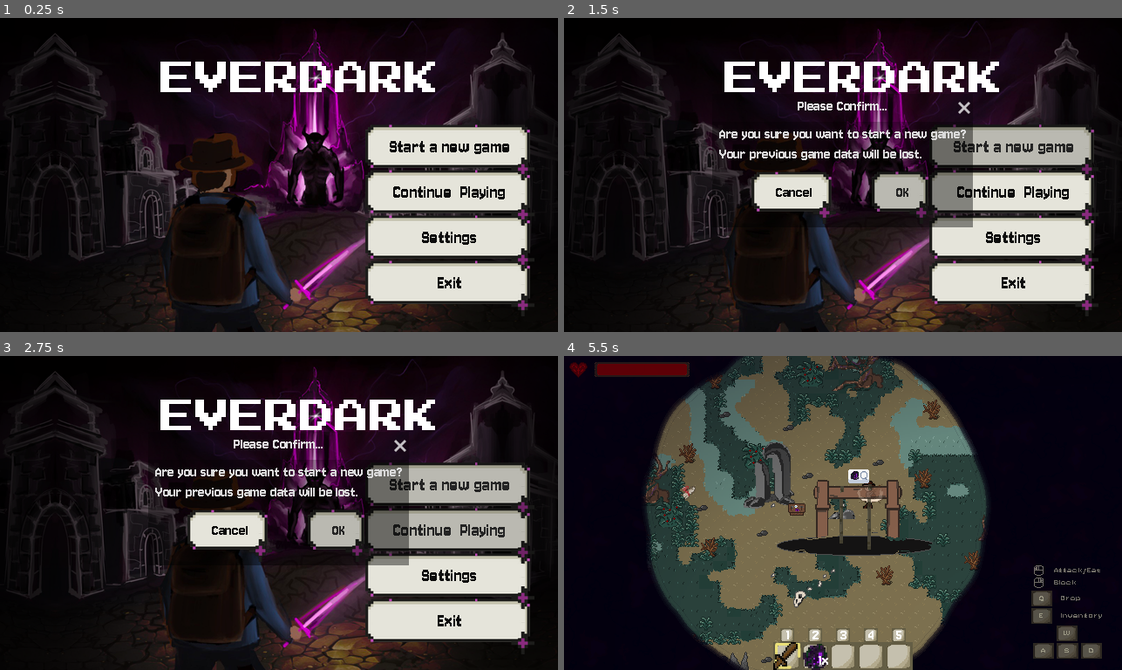
Above: before the commit, frames 1-4 (two rows, left to right).
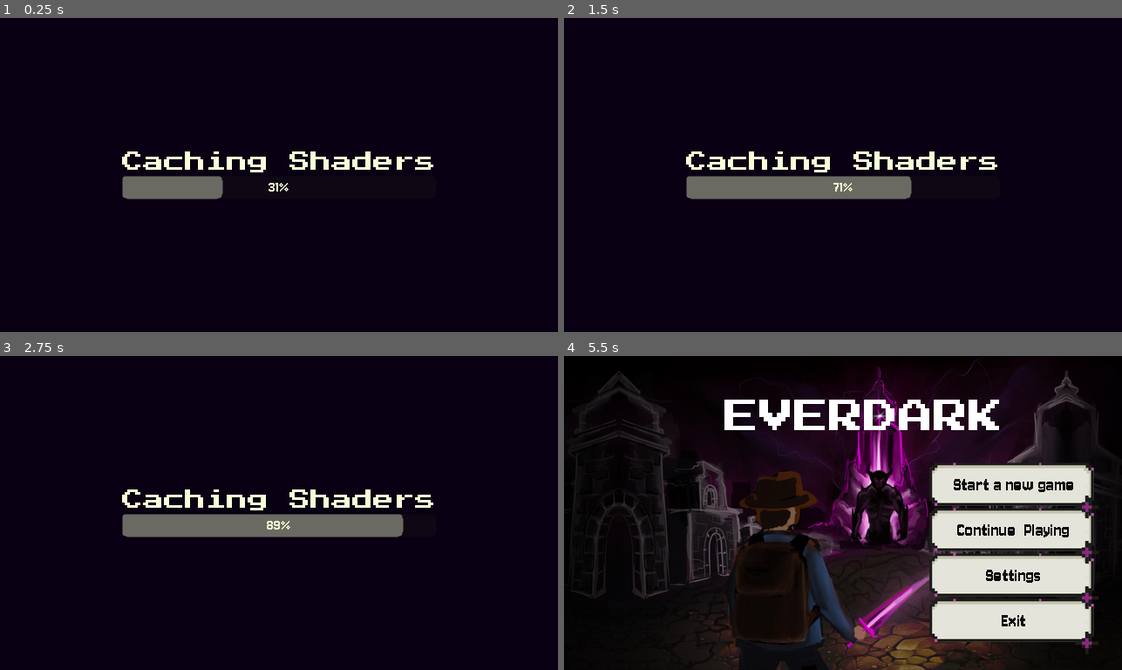
Above: after the commit, the same moments.

Repository: TimoRoggel/EverDark
Game: Godot game, scene res://UI/Main menu/main_menu.tscn
Same seed, same stepped clock (60 frames per second), same inputs: the game is played once before the commit and once after it. The engine's default icon, where the game draws it, is replaced by a stand-in: a white triangle on a blue panel in a dark square. Sound files missing from this copy of the repository are replaced by a short silence.
Inputs (mouse positions are in pixels of both pictures, inside the frame that each line leads up to):
- Up to frame 1 (0.25 s): no input
- Up to frame 2 (1.5 s): click "Start a new game" at 0.5 s; click "Start a new game" at 1.25 s
- Up to frame 3 (2.75 s): click "Continue Playing" at 2 s
- Up to frame 4 (5.5 s): click "Continue Playing" at 2.75 s; click (904, 534) at 3.5 s, where only the run before the commit has a clickable "OK"; tap Enter (ui_accept) at 4.25, 4.52 s; move the mouse to (965, 497) at 4.27 s; hold D (right) 4.28-5 s; tap R (eat) at 4.35 s; click (965, 497) at 4.42 s; drag from (731, 528) to (658, 569) at 5.02 s

The runs differ from the first frame. In frame 1, 38% of the frame differs, in the area x 1-97%, y 3-100%; in frame 2, 38%; in frame 3, 37%; in frame 4, 66%, in the area x 0-97%, y 0-100%.

Commit message:
shader caching

Diff:
--- a/UI/Main menu/main_menu.tscn
+++ b/UI/Main menu/main_menu.tscn
@@ -8,6 +8,7 @@
 [ext_resource type="AudioStream" uid="uid://d4npl8kgc8374" path="res://audio/music/title.mp3" id="4_ty6hc"]
 [ext_resource type="FontFile" uid="uid://cwa26q5pik8ll" path="res://resources/fonts/PressStart2P-Regular.ttf" id="5_j1eoc"]
 [ext_resource type="Script" uid="uid://dbd3rxj514tf6" path="res://scripts/tools/animated_button.gd" id="6_ohege"]
+[ext_resource type="PackedScene" uid="uid://lmkog5u88g8h" path="res://scenes/shader_caching.tscn" id="9_ltvnq"]
 
 [sub_resource type="StyleBoxFlat" id="StyleBoxFlat_4m7xi"]
 content_margin_left = 8.0
@@ -179,6 +180,8 @@
 autoplay = true
 bus = &"Music"
 
+[node name="shader_caching" parent="." instance=ExtResource("9_ltvnq")]
+
 [connection signal="pressed" from="MarginContainer/HBoxContainer/VBoxContainer/Start" to="." method="_on_start_pressed"]
 [connection signal="confirmed" from="MarginContainer/HBoxContainer/VBoxContainer/Start/NewGameConfirmation" to="." method="_on_new_game_confirmation_confirmed"]
 [connection signal="pressed" from="MarginContainer/HBoxContainer/VBoxContainer/Continue  Playing" to="." method="_on_continue__playing_pressed"]
--- /dev/null
+++ b/scenes/shader_caching.tscn
@@ -0,0 +1,377 @@
+[gd_scene load_steps=55 format=3 uid="uid://lmkog5u88g8h"]
+
+[ext_resource type="Script" uid="uid://bshrhfxkge6xm" path="res://scripts/ui/shader_caching.gd" id="1_vho3a"]
+[ext_resource type="PackedScene" uid="uid://bv1hlk7jyto7c" path="res://scenes/effects/particles/harvest_berry_particles.tscn" id="2_1q2oh"]
+[ext_resource type="Material" uid="uid://dpfoqgjxxik6t" path="res://shaders/materials/everdark_overlay_material.tres" id="2_nej2b"]
+[ext_resource type="FontFile" uid="uid://cwa26q5pik8ll" path="res://resources/fonts/PressStart2P-Regular.ttf" id="2_yp1ao"]
+[ext_resource type="Material" uid="uid://c1rmdp2uth6ut" path="res://shaders/materials/water.tres" id="3_oa14j"]
+[ext_resource type="PackedScene" uid="uid://bnacwirulv0e4" path="res://scenes/effects/particles/harvest_mushroom_particles.tscn" id="3_syaag"]
+[ext_resource type="Texture2D" uid="uid://c1fa8vx4kv8r3" path="res://map/map assets/New Piskel (46).png" id="4_pm1hi"]
+[ext_resource type="PackedScene" uid="uid://cs8cbecy83533" path="res://scenes/effects/particles/harvest_pebble_particles.tscn" id="4_tnttp"]
+[ext_resource type="PackedScene" uid="uid://brxm7rsbv1b8w" path="res://scenes/effects/particles/harvest_shrub_particles.tscn" id="5_kjj6u"]
+[ext_resource type="PackedScene" uid="uid://hr08sa6g5b4v" path="res://scenes/effects/particles/lumin_particles.tscn" id="6_ejgbx"]
+[ext_resource type="Texture2D" uid="uid://g7a2she3ktpw" path="res://graphics/particle.png" id="10_syaag"]
+
+[sub_resource type="FastNoiseLite" id="FastNoiseLite_aqa0x"]
+frequency = 0.0175
+
+[sub_resource type="NoiseTexture2D" id="NoiseTexture2D_qvp2n"]
+width = 960
+height = 680
+noise = SubResource("FastNoiseLite_aqa0x")
+seamless = true
+seamless_blend_skirt = 1.0
+
+[sub_resource type="AtlasTexture" id="AtlasTexture_ccn12"]
+atlas = ExtResource("4_pm1hi")
+region = Rect2(16, 193, 16, 18)
+
+[sub_resource type="Curve" id="Curve_tnttp"]
+_data = [Vector2(0, 1), 0.0, 0.0, 0, 0, Vector2(0.397351, 1), 0.0, 0.0, 0, 0, Vector2(1, 0), 0.0, 0.0, 0, 0]
+point_count = 3
+
+[sub_resource type="CurveTexture" id="CurveTexture_26or3"]
+width = 32
+curve = SubResource("Curve_tnttp")
+
+[sub_resource type="Gradient" id="Gradient_kjj6u"]
+colors = PackedColorArray(0.7529412, 0, 0, 1, 0.4627451, 0, 0, 1)
+
+[sub_resource type="GradientTexture1D" id="GradientTexture1D_rc8ox"]
+gradient = SubResource("Gradient_kjj6u")
+width = 32
+
+[sub_resource type="Gradient" id="Gradient_ejgbx"]
+colors = PackedColorArray(1, 1, 1, 1, 0.24313726, 0, 0, 1)
+
+[sub_resource type="GradientTexture1D" id="GradientTexture1D_axbcy"]
+gradient = SubResource("Gradient_ejgbx")
+width = 32
+
+[sub_resource type="Curve" id="Curve_r28rg"]
+_data = [Vector2(0, 0), 0.0, 0.0, 0, 0, Vector2(0.16225165, 1), 0.0, 0.0, 0, 0, Vector2(0.80794704, 1), 0.0, 0.0, 0, 0, Vector2(1, 0), 0.0, 0.0, 0, 0]
+point_count = 4
+
+[sub_resource type="CurveTexture" id="CurveTexture_8a5pe"]
+width = 32
+curve = SubResource("Curve_r28rg")
+
+[sub_resource type="ParticleProcessMaterial" id="ParticleProcessMaterial_bdyhg"]
+particle_flag_rotate_y = true
+particle_flag_disable_z = true
+emission_shape = 3
+emission_box_extents = Vector3(12, 24, 1)
+angle_min = -720.0
+angle_max = 720.0
+inherit_velocity_ratio = 0.1
+spread = 180.0
+initial_velocity_min = 0.01
+initial_velocity_max = 80.0
+gravity = Vector3(0, 98, 0)
+scale_min = 0.79999995
+scale_curve = SubResource("CurveTexture_8a5pe")
+color_ramp = SubResource("GradientTexture1D_axbcy")
+color_initial_ramp = SubResource("GradientTexture1D_rc8ox")
+alpha_curve = SubResource("CurveTexture_26or3")
+hue_variation_min = -0.100000024
+hue_variation_max = 0.09999997
+
+[sub_resource type="Curve" id="Curve_yrmn7"]
+_data = [Vector2(0, 1), 0.0, 0.0, 0, 0, Vector2(0.397351, 1), 0.0, 0.0, 0, 0, Vector2(1, 0), 0.0, 0.0, 0, 0]
+point_count = 3
+
+[sub_resource type="CurveTexture" id="CurveTexture_6aj6e"]
+width = 32
+curve = SubResource("Curve_yrmn7")
+
+[sub_resource type="Gradient" id="Gradient_s4xa4"]
+colors = PackedColorArray(0.7529412, 0, 0, 1, 0.4627451, 0, 0, 1)
+
+[sub_resource type="GradientTexture1D" id="GradientTexture1D_lnpl6"]
+gradient = SubResource("Gradient_s4xa4")
+width = 32
+
+[sub_resource type="Gradient" id="Gradient_kkjh4"]
+colors = PackedColorArray(1, 1, 1, 1, 0.24313726, 0, 0, 1)
+
+[sub_resource type="GradientTexture1D" id="GradientTexture1D_tnye5"]
+gradient = SubResource("Gradient_kkjh4")
+width = 32
+
+[sub_resource type="Curve" id="Curve_gseup"]
+_data = [Vector2(0, 0), 0.0, 0.0, 0, 0, Vector2(0.16225165, 1), 0.0, 0.0, 0, 0, Vector2(0.80794704, 1), 0.0, 0.0, 0, 0, Vector2(1, 0), 0.0, 0.0, 0, 0]
+point_count = 4
+
+[sub_resource type="CurveTexture" id="CurveTexture_qmarm"]
+width = 32
+curve = SubResource("Curve_gseup")
+
+[sub_resource type="ParticleProcessMaterial" id="ParticleProcessMaterial_bdvyi"]
+particle_flag_rotate_y = true
+particle_flag_disable_z = true
+emission_shape = 3
+emission_box_extents = Vector3(2, 12, 1)
+angle_min = -720.0
+angle_max = 720.0
+inherit_velocity_ratio = 0.1
+spread = 180.0
+initial_velocity_min = 0.01
+initial_velocity_max = 80.0
+gravity = Vector3(0, 98, 0)
+scale_min = 0.79999995
+scale_curve = SubResource("CurveTexture_qmarm")
+color_ramp = SubResource("GradientTexture1D_tnye5")
+color_initial_ramp = SubResource("GradientTexture1D_lnpl6")
+alpha_curve = SubResource("CurveTexture_6aj6e")
+hue_variation_min = -0.100000024
+hue_variation_max = 0.09999997
+
+[sub_resource type="Curve" id="Curve_6om62"]
+_data = [Vector2(0, 1), 0.0, 0.0, 0, 0, Vector2(0.397351, 1), 0.0, 0.0, 0, 0, Vector2(1, 0), 0.0, 0.0, 0, 0]
+point_count = 3
+
+[sub_resource type="CurveTexture" id="CurveTexture_yyjep"]
+width = 32
+curve = SubResource("Curve_6om62")
+
+[sub_resource type="Gradient" id="Gradient_yngnx"]
+colors = PackedColorArray(0.32219526, 0, 0.7529412, 1, 0.12123087, 0, 0.4627451, 1)
+
+[sub_resource type="GradientTexture1D" id="GradientTexture1D_n7k00"]
+gradient = SubResource("Gradient_yngnx")
+width = 32
+
+[sub_resource type="Gradient" id="Gradient_e77se"]
+colors = PackedColorArray(1, 1, 1, 1, 0, 0, 0, 1)
+
+[sub_resource type="GradientTexture1D" id="GradientTexture1D_5bn3a"]
+gradient = SubResource("Gradient_e77se")
+width = 32
+
+[sub_resource type="Curve" id="Curve_o4bat"]
+_data = [Vector2(0, 0), 0.0, 0.0, 0, 0, Vector2(0.16225165, 1), 0.0, 0.0, 0, 0, Vector2(0.80794704, 1), 0.0, 0.0, 0, 0, Vector2(1, 0), 0.0, 0.0, 0, 0]
+point_count = 4
+
+[sub_resource type="CurveTexture" id="CurveTexture_as8yd"]
+width = 32
+curve = SubResource("Curve_o4bat")
+
+[sub_resource type="ParticleProcessMaterial" id="ParticleProcessMaterial_26q0o"]
+particle_flag_rotate_y = true
+particle_flag_disable_z = true
+emission_shape = 2
+emission_sphere_radius = 24.0
+angle_min = -720.0
+angle_max = 720.0
+spread = 0.0
+gravity = Vector3(0, 0, 0)
+radial_accel_min = -100.0
+radial_accel_max = -82.43
+tangential_accel_min = -10.000002
+tangential_accel_max = 9.999997
+scale_min = 0.79999995
+scale_curve = SubResource("CurveTexture_as8yd")
+color_ramp = SubResource("GradientTexture1D_5bn3a")
+color_initial_ramp = SubResource("GradientTexture1D_n7k00")
+alpha_curve = SubResource("CurveTexture_yyjep")
+hue_variation_min = -0.050000023
+hue_variation_max = 0.049999975
+
+[sub_resource type="Curve" id="Curve_qfsbq"]
+_data = [Vector2(0, 1), 0.0, 0.0, 0, 0, Vector2(0.397351, 1), 0.0, 0.0, 0, 0, Vector2(1, 0), 0.0, 0.0, 0, 0]
+point_count = 3
+
+[sub_resource type="CurveTexture" id="CurveTexture_0lwfn"]
+width = 32
+curve = SubResource("Curve_qfsbq")
+
+[sub_resource type="Gradient" id="Gradient_26ai3"]
+colors = PackedColorArray(0.7529412, 0, 0, 1, 0.4627451, 0, 0, 1)
+
+[sub_resource type="GradientTexture1D" id="GradientTexture1D_p6kgo"]
+gradient = SubResource("Gradient_26ai3")
+width = 32
+
+[sub_resource type="Gradient" id="Gradient_u5byj"]
+colors = PackedColorArray(1, 1, 1, 1, 0.24313726, 0, 0, 1)
+
+[sub_resource type="GradientTexture1D" id="GradientTexture1D_ih6le"]
+gradient = SubResource("Gradient_u5byj")
+width = 32
+
+[sub_resource type="Curve" id="Curve_htbfl"]
+_data = [Vector2(0, 0), 0.0, 0.0, 0, 0, Vector2(0.16225165, 1), 0.0, 0.0, 0, 0, Vector2(0.80794704, 1), 0.0, 0.0, 0, 0, Vector2(1, 0), 0.0, 0.0, 0, 0]
+point_count = 4
+
+[sub_resource type="CurveTexture" id="CurveTexture_quekf"]
+width = 32
+curve = SubResource("Curve_htbfl")
+
+[sub_resource type="ParticleProcessMaterial" id="ParticleProcessMaterial_0x6as"]
+particle_flag_rotate_y = true
+particle_flag_disable_z = true
+emission_shape = 3
+emission_box_extents = Vector3(2, 12, 1)
+angle_min = -720.0
+angle_max = 720.0
+inherit_velocity_ratio = 0.1
+spread = 180.0
+initial_velocity_min = 0.01
+initial_velocity_max = 80.0
+gravity = Vector3(0, 98, 0)
+scale_min = 0.79999995
+scale_curve = SubResource("CurveTexture_quekf")
+color_ramp = SubResource("GradientTexture1D_ih6le")
+color_initial_ramp = SubResource("GradientTexture1D_p6kgo")
+alpha_curve = SubResource("CurveTexture_0lwfn")
+hue_variation_min = -0.100000024
+hue_variation_max = 0.09999997
+
+[sub_resource type="Curve" id="Curve_tqlam"]
+_data = [Vector2(0, 1), 0.0, 0.0, 0, 0, Vector2(0.46491233, 1), 0.0, 0.0, 0, 0, Vector2(1, 0), 0.0, 0.0, 0, 0]
+point_count = 3
+
+[sub_resource type="Gradient" id="Gradient_h2jqj"]
+offsets = PackedFloat32Array(0, 0.17721519, 0.74050635, 1)
+colors = PackedColorArray(1, 1, 1, 1, 1, 1, 1, 0.8054744, 1, 1, 1, 0.60759497, 1, 1, 1, 0)
+
+[sub_resource type="StyleBoxFlat" id="StyleBoxFlat_3c5od"]
+bg_color = Color(0.03529412, 0, 0.07450981, 1)
+
+[sub_resource type="LabelSettings" id="LabelSettings_e8ysy"]
+font = ExtResource("2_yp1ao")
+font_size = 24
+font_color = Color(0.9708089, 1, 0.84855527, 1)
+
+[node name="shader_caching" type="CanvasLayer" node_paths=PackedStringArray("additional_particles")]
+layer = 20
+script = ExtResource("1_vho3a")
+particle_scenes = Array[PackedScene]([ExtResource("2_1q2oh"), ExtResource("3_syaag"), ExtResource("4_tnttp"), ExtResource("5_kjj6u"), ExtResource("6_ejgbx")])
+additional_particles = [NodePath("damage_particles"), NodePath("damage_particles2"), NodePath("damage_particles_everdark"), NodePath("damage_particles3"), NodePath("step_particles")]
+
+[node name="everdark_overlay" type="TextureRect" parent="."]
+z_as_relative = false
+material = ExtResource("2_nej2b")
+anchors_preset = 15
+anchor_right = 1.0
+anchor_bottom = 1.0
+offset_left = -480.0
+offset_top = -344.0
+offset_right = 480.0
+offset_bottom = 336.0
+grow_horizontal = 2
+grow_vertical = 2
+texture = SubResource("NoiseTexture2D_qvp2n")
+
+[node name="water" type="Sprite2D" parent="."]
+material = ExtResource("3_oa14j")
+texture = SubResource("AtlasTexture_ccn12")
+
+[node name="damage_particles" type="GPUParticles2D" parent="."]
+z_index = 1
+z_as_relative = false
+position = Vector2(0, -21)
+emitting = false
+amount = 48
+texture = ExtResource("10_syaag")
+lifetime = 0.3
+one_shot = true
+explosiveness = 1.0
+randomness = 1.0
+process_material = SubResource("ParticleProcessMaterial_bdyhg")
+
+[node name="damage_particles2" type="GPUParticles2D" parent="."]
+z_index = 1
+z_as_relative = false
+position = Vector2(0, -13)
+emitting = false
+amount = 12
+texture = ExtResource("10_syaag")
+lifetime = 0.3
+one_shot = true
+explosiveness = 1.0
+randomness = 1.0
+process_material = SubResource("ParticleProcessMaterial_bdvyi")
+
+[node name="damage_particles_everdark" type="GPUParticles2D" parent="."]
+z_index = 150
+z_as_relative = false
+position = Vector2(0, -13)
+emitting = false
+amount = 24
+texture = ExtResource("10_syaag")
+one_shot = true
+speed_scale = 3.0
+explosiveness = 1.0
+randomness = 1.0
+process_material = SubResource("ParticleProcessMaterial_26q0o")
+
+[node name="damage_particles3" type="GPUParticles2D" parent="."]
+z_index = 1
+z_as_relative = false
+position = Vector2(0, -13)
+emitting = false
+amount = 24
+texture = ExtResource("10_syaag")
+lifetime = 0.3
+one_shot = true
+explosiveness = 1.0
+randomness = 1.0
+process_material = SubResource("ParticleProcessMaterial_0x6as")
+
+[node name="step_particles" type="CPUParticles2D" parent="."]
+z_as_relative = false
+emitting = false
+amount = 12
+texture = ExtResource("10_syaag")
+lifetime = 0.3
+one_shot = true
+explosiveness = 1.0
+emission_shape = 1
+emission_sphere_radius = 4.0
+spread = 180.0
+gravity = Vector2(0, 0)
+initial_velocity_min = 2.0
+initial_velocity_max = 8.0
+angle_min = -720.0
+angle_max = 720.0
+scale_amount_min = 0.75
+scale_amount_max = 1.5
+scale_amount_curve = SubResource("Curve_tqlam")
+color_ramp = SubResource("Gradient_h2jqj")
+
+[node name="ColorRect" type="ColorRect" parent="."]
+z_index = 998
+z_as_relative = false
+anchors_preset = 15
+anchor_right = 1.0
+anchor_bottom = 1.0
+grow_horizontal = 2
+grow_vertical = 2
+color = Color(0.03529412, 0, 0.07450981, 1)
+
+[node name="rect" type="PanelContainer" parent="."]
+z_index = 999
+z_as_relative = false
+anchors_preset = 15
+anchor_right = 1.0
+anchor_bottom = 1.0
+grow_horizontal = 2
+grow_vertical = 2
+theme_override_styles/panel = SubResource("StyleBoxFlat_3c5od")
+
+[node name="center" type="CenterContainer" parent="rect"]
+layout_mode = 2
+
+[node name="vbox" type="VBoxContainer" parent="rect/center"]
+layout_mode = 2
+
+[node name="title" type="Label" parent="rect/center/vbox"]
+layout_mode = 2
+text = "Caching Shaders"
+label_settings = SubResource("LabelSettings_e8ysy")
+
+[node name="progress" type="ProgressBar" parent="rect/center/vbox"]
+unique_name_in_owner = true
+modulate = Color(0.972549, 1, 0.84705883, 1)
+layout_mode = 2
--- a/scripts/globals/game_manager.gd
+++ b/scripts/globals/game_manager.gd
@@ -25,6 +25,7 @@
 var current_objective: int = 0
 var is_chest_open : bool = false
 var is_player_nearby_hole := false
+var cached_shaders: bool = false
 
 signal ending
 signal objective_finished
--- /dev/null
+++ b/scripts/ui/shader_caching.gd
@@ -0,0 +1,23 @@
+extends CanvasLayer
+
+@export var particle_scenes: Array[PackedScene] = []
+@export var additional_particles: Array[Node] = []
+
+@onready var progress: ProgressBar = %progress
+
+func _ready() -> void:
+	if GameManager.cached_shaders:
+		queue_free()
+		return
+	var tween: Tween = create_tween().set_ease(Tween.EASE_OUT).set_trans(Tween.TRANS_CIRC)
+	tween.tween_property(progress, "value", 99.9, 5.0)
+	tween.play()
+	for particle_scene: PackedScene in particle_scenes:
+		var particle: Node = particle_scene.instantiate()
+		add_child(particle)
+		particle.emitting = true
+	for particles: Node in additional_particles:
+		particles.emitting = true
+	await tween.finished
+	GameManager.cached_shaders = true
+	queue_free()
Not shown: 1 places in UI/Main menu/main_menu.tscn that only renumber resources
Not shown, added: scripts/ui/shader_caching.gd.uid
